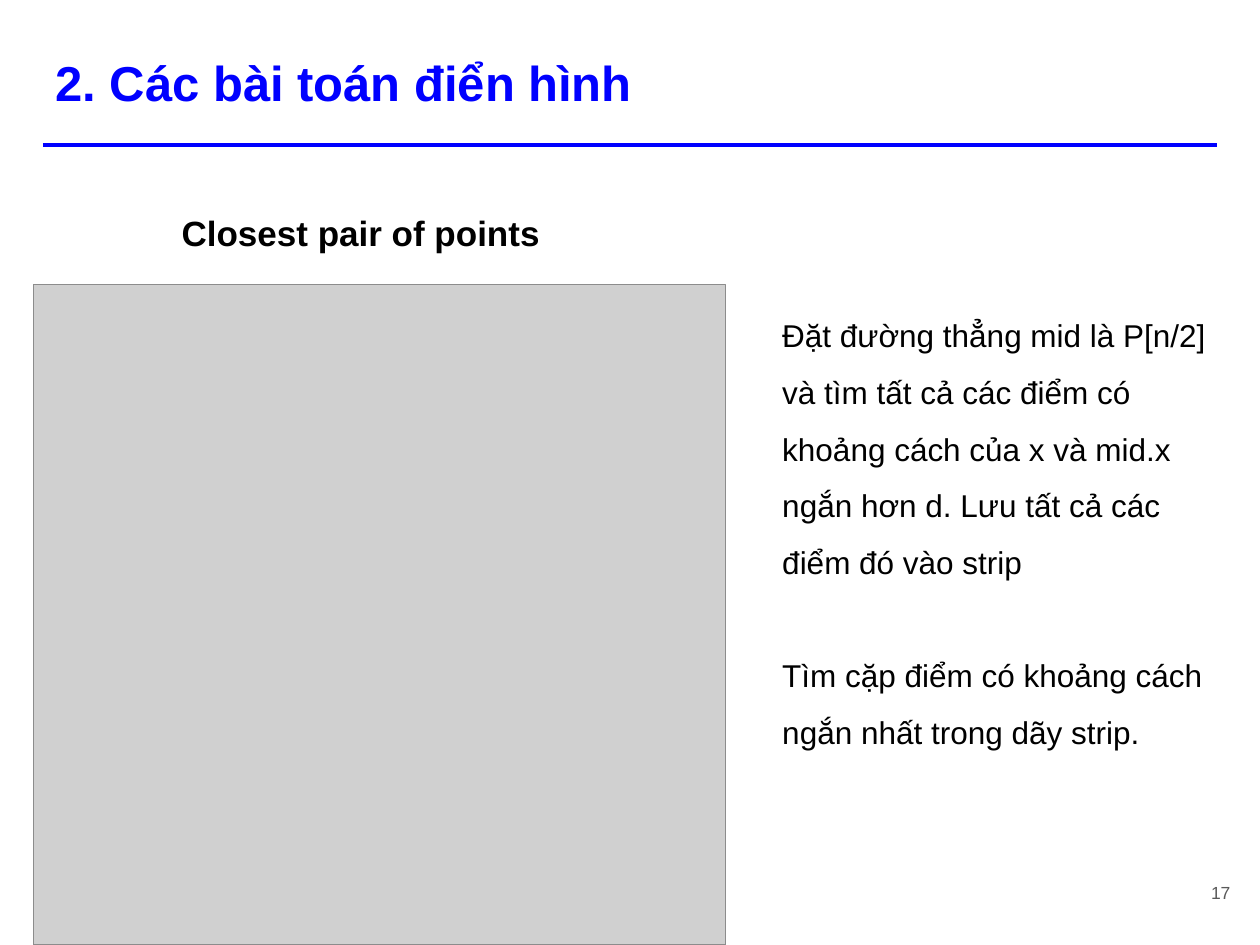
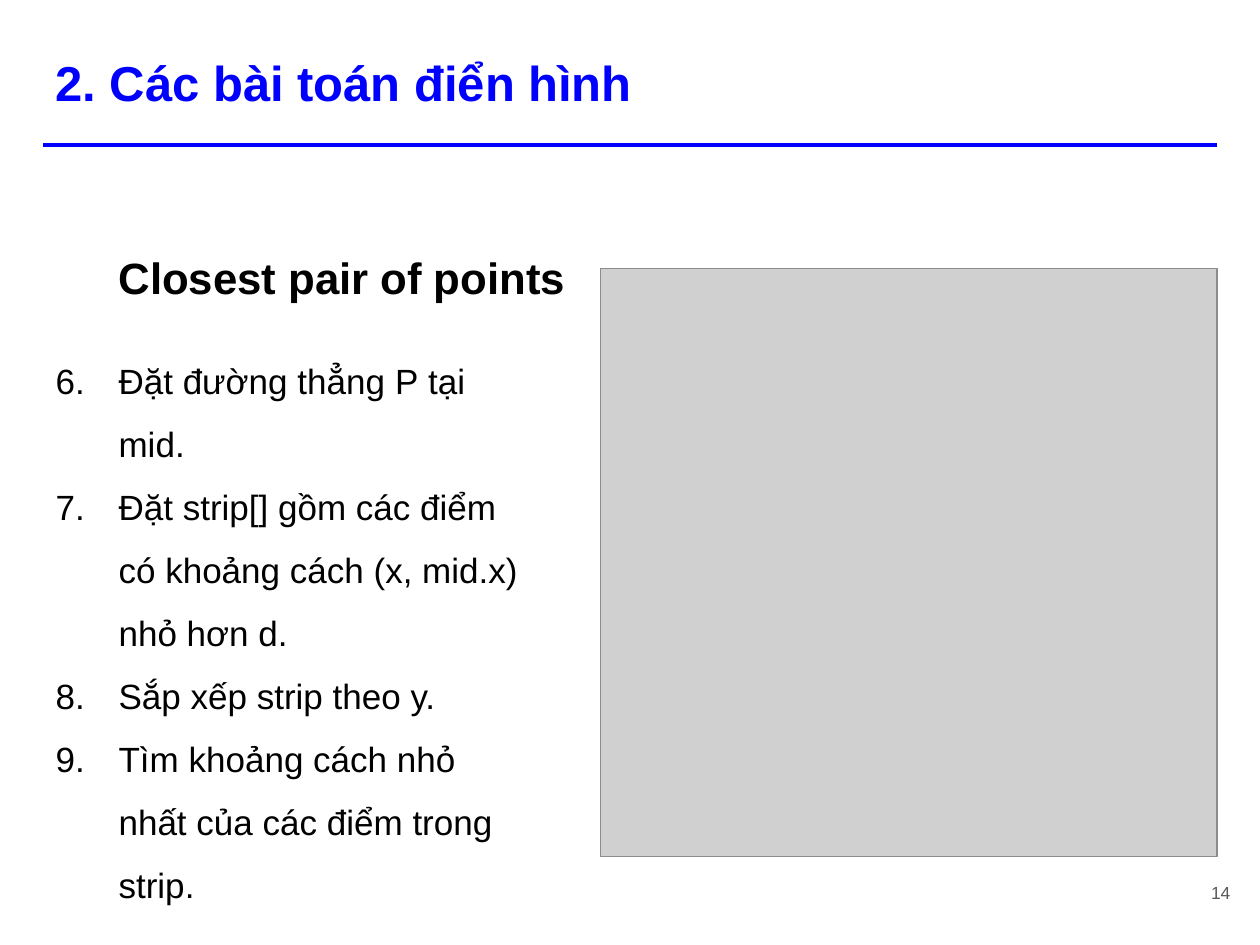
Before and after one commit to tiennvcs/CS112.L11.KHTN-DesignAnalysisAlgorithm, a slide deck: slide 14 of Seminar_DivideandConquer/[Seminar] Divide and Conquer.pptx (slide 17 before the commit). Drawn at 1260x945 pixels with LibreOffice and Linux fonts; fonts in the diff are those of the drawing; grey boxes stand for pictures. Boxes give left, top, right and bottom in pixels: in the first picture for what was removed or moved away, otherwise in the second. Text is boxed around its words. In the diff, an @@ line names an element or a change of style, - is before the commit and + after.

```diff
--- a/Seminar_DivideandConquer/[Seminar] Divide and Conquer.pptx
+++ b/Seminar_DivideandConquer/[Seminar] Divide and Conquer.pptx
@@ text "Closest pair of points": place and size @@
-text "Closest pair of points" at [182, 220, 539, 252]
+text "Closest pair of points" at [119, 262, 565, 303]
@@ text "Closest pair of points" at [119, 262, 565, 303]: size 20 to 25 pt; indent changed; more space between paragraphs @@
@@ picture added at [600, 268, 1217, 857] @@
@@ picture removed at [34, 285, 726, 945] @@
@@ text removed at [782, 322, 1205, 750] @@
-Đặt đường thẳng mid là P[n/2] và tìm tất cả các điểm có khoảng cách của x và mid.x ngắn hơn d. Lưu tất cả các điểm đó vào strip
-Tìm cặp điểm có khoảng cách ngắn nhất trong dãy strip.
@@ text added at [119, 366, 517, 905], 20 pt, text #000000 @@
+6. Đặt đường thẳng P tại mid.
+7. Đặt strip[] gồm các điểm có khoảng cách (x, mid.x) nhỏ hơn d.
+8. Sắp xếp strip theo y.
+9. Tìm khoảng cách nhỏ nhất của các điểm trong strip.
@@ page number at [1211, 887, 1230, 899]: text changed @@
-17
+14
```
Also in this commit, not shown: 16 other slides changed, 1 slide added, 3 slides removed.
